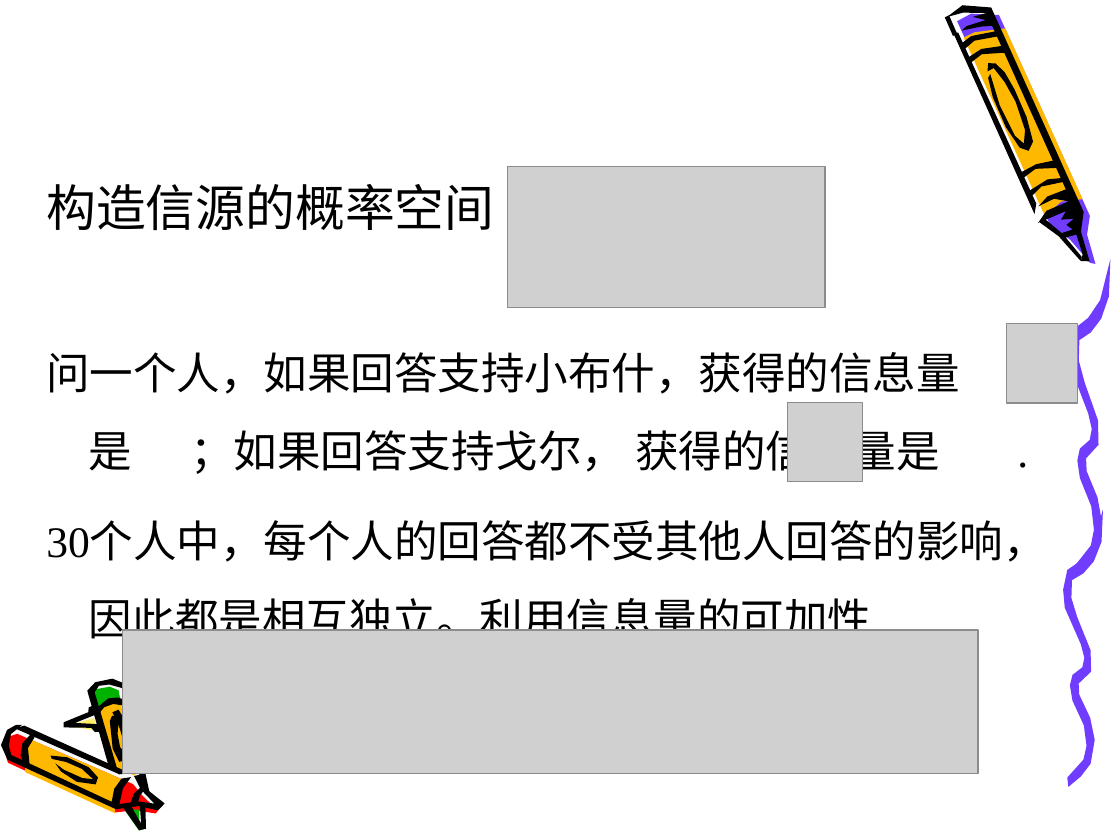
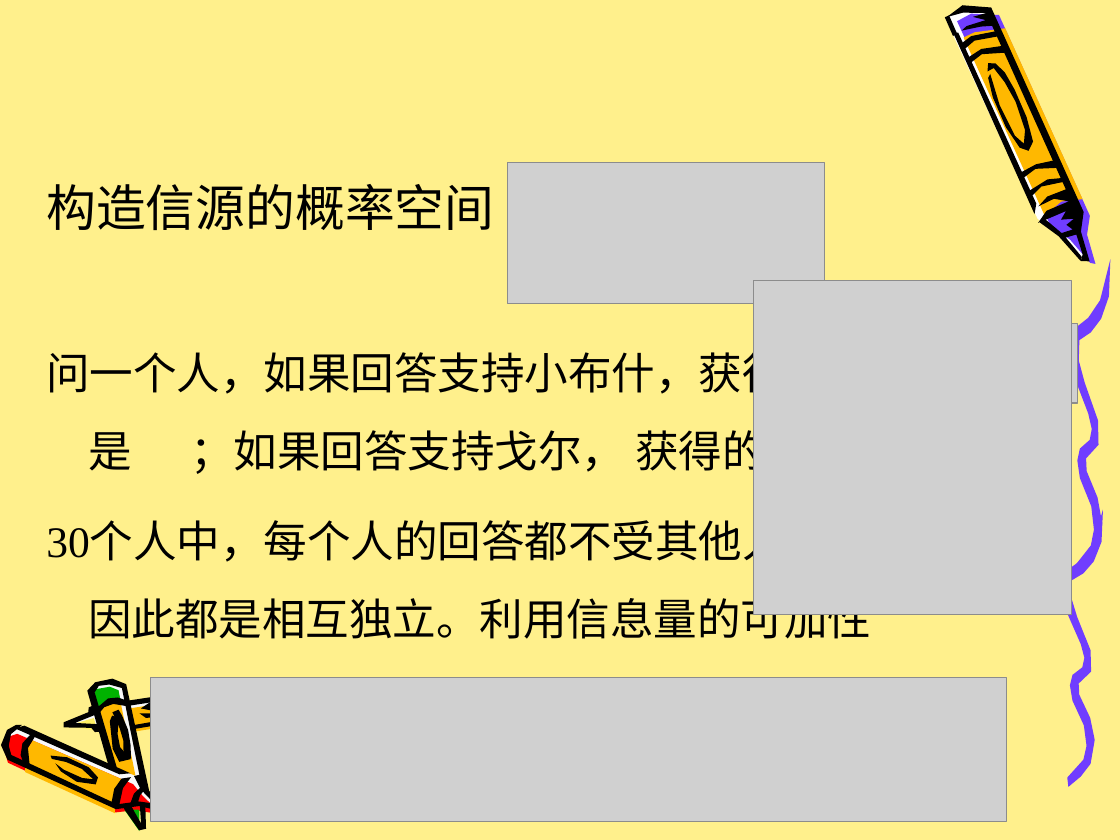
Before and after one commit to 2bWant2b/LearningMaterials, a slide deck: slide 20 of 信息论与编码/ch2-2.ppt. Drawn at 1120x840 pixels with LibreOffice and Linux fonts; fonts in the diff are those of the drawing; grey boxes stand for pictures. Boxes give left, top, right and bottom in pixels: in the first picture for what was removed or moved away, otherwise in the second. Text is boxed around its words. In the diff, an @@ line names an element or a change of style, - is before the commit and + after.

```diff
--- a/信息论与编码/ch2-2.ppt
+++ b/信息论与编码/ch2-2.ppt
@@ background #FFFFFF to #FFF08C @@
@@ freeform shape added at [880, 0, 1120, 259], fill #FFFFFF @@
@@ picture: place and size @@
-picture at [507, 166, 825, 307]
+picture at [507, 162, 825, 304]
@@ picture: place and size @@
-picture at [787, 402, 862, 482]
+picture at [754, 280, 1072, 614]
@@ freeform shape added at [128, 688, 220, 729], fill #000000 @@
@@ picture: place and size @@
-picture at [122, 631, 978, 774]
+picture at [151, 678, 1007, 821]
@@ freeform shape added at [130, 698, 200, 731], fill #FFB800 @@
@@ freeform shape added at [139, 701, 187, 718], fill #000000 @@
```
Also in this commit, not shown: 22 other slides changed, 8 other files.
